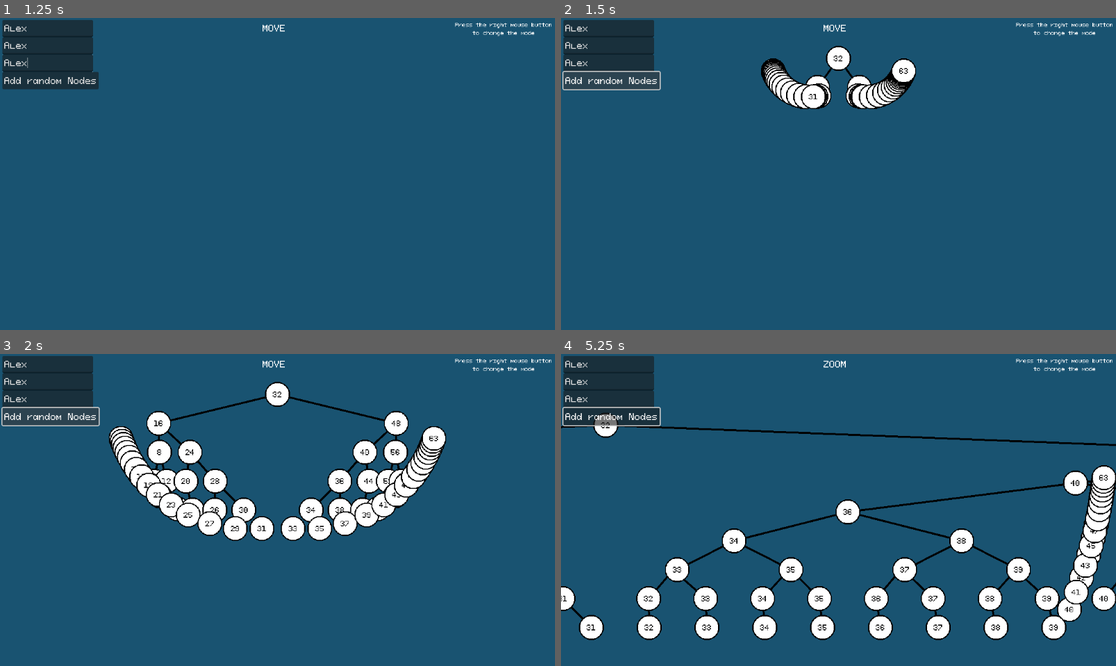
Above: before the commit, frames 1-4 (two rows, left to right).
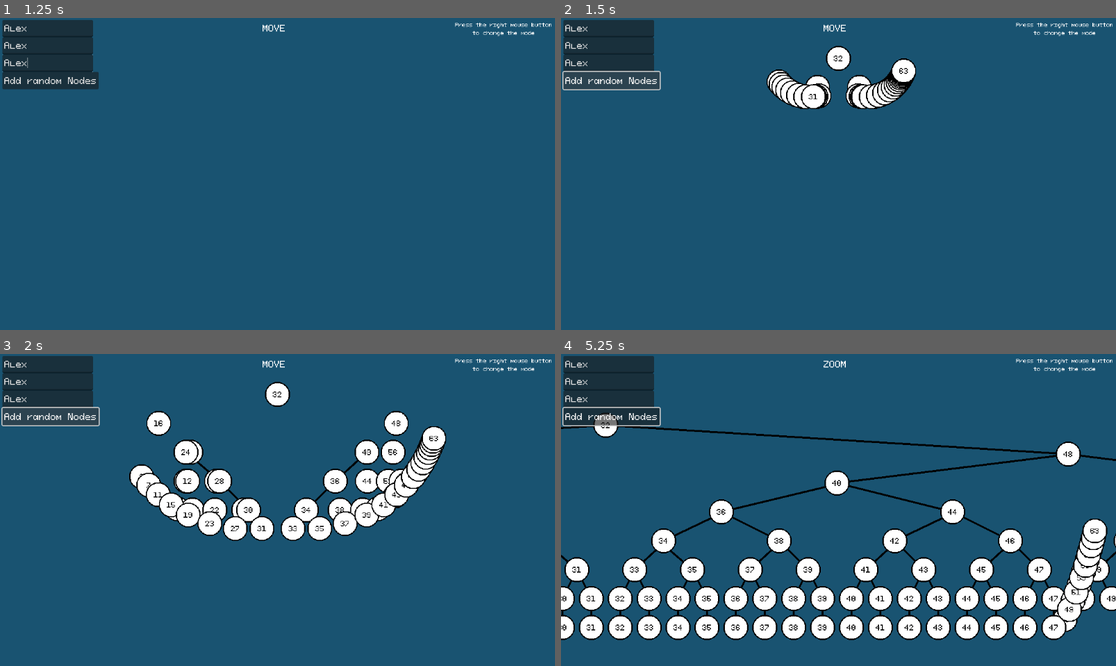
Above: after the commit, the same moments.

Repository: gabrieldudau/DSAVisualizer
Game: Godot game, scene res://scenes/main.tscn
The game is run twice, just before and just after one commit, with the same random seed, the same clock (stepped at 60 frames per second) and the same inputs.
Inputs (mouse positions are in pixels of both pictures, inside the frame that each line leads up to):
- Up to frame 1 (1.25 s): click (49, 27) at 0.52 s; type "Alex" at 0.6 s; click (49, 46) at 0.75 s; type "Alex" at 0.83 s; click (49, 64) at 0.98 s; type "Alex" at 1.07 s
- Up to frame 2 (1.5 s): click "Add random Nodes" at 1.25 s
- Up to frame 3 (2 s): no input
- Up to frame 4 (5.25 s): click "Add random Nodes" at 2 s; click "Add random Nodes" at 2.75 s; move the mouse to (960, 494) at 3.52 s; press the mouse at (960, 494) at 3.53 s; move the mouse to (727, 525) at 4.27 s; release the mouse at (727, 525) at 4.28 s; right-click (727, 525) at 4.35 s; click (727, 525) at 4.42 s; move the mouse to (894, 441) at 5.02 s; press the mouse at (894, 441) at 5.03 s

Frame 1 is identical in both runs. In frame 2, 0.2% of the frame differs, in the area x 36-53%, y 12-29%; in frame 3, 3.0%; in frame 4, 18%, in the area x 0-100%, y 22-92%.

Commit message:
happy with adding animation finally :D

Diff:
--- a/scripts/bin_tree_handler.gd
+++ b/scripts/bin_tree_handler.gd
@@ -23,9 +23,6 @@
 	var px:TreeNode = null
 
 	var left_subtree = null
-	var position_binary:int
-	var dist = 1
-	var vertical_offset = -200
 	var new_depth = 0
 
 	while x != null:
@@ -33,34 +30,17 @@
 		if (x.key > tree_node.key):
 			# actual logic
 			x = x.left
-
 			# logic for placement of graphical nodes
 			if left_subtree == null:
 				left_subtree = true
 				tree_node.positions_list_no_line.append(Vector2(-150, -200))
-			elif left_subtree == true:
-				# tree_node.positions_list_no_line.append(convert_bin_to_pos(position_binary, true, vertical_offset))
-				position_binary = position_binary << 1
-				position_binary += 1
-			else:
-				# tree_node.positions_list_no_line.append(convert_bin_to_pos(position_binary, false, vertical_offset))
-				position_binary = position_binary << 1
 		else:
 			# actual logic
 			x=x.right
-
 			# logic for placement of graphical nodes
 			if left_subtree == null:
 				left_subtree = false
 				tree_node.positions_list_no_line.append(Vector2(150, -200))
-			elif left_subtree == true:
-				# tree_node.positions_list_no_line.append(convert_bin_to_pos(position_binary, true, vertical_offset))
-				position_binary = position_binary << 1
-			else:
-				# tree_node.positions_list_no_line.append(convert_bin_to_pos(position_binary, false, vertical_offset))
-				position_binary = position_binary << 1
-				position_binary += 1
-		vertical_offset += vertical_distance_between_nodes * dist
 		new_depth += 1
 
 	tree_node.parent = px
@@ -76,16 +56,11 @@
 		else:
 			px.right = tree_node
 
-	# calculate the offset with a binary number. The created string is the binary number, for the
-	# place that the node will receive in that layer. For example the binary number 0 would mean that
-	# the node is horizontaly, on the 1. place, either right or left.
-
-	tree_node.positions_list_no_line.append(convert_bin_to_pos(position_binary, left_subtree, vertical_offset))
+	tree_node.current_depth = new_depth
 	add_child(tree_node)
-	tree_node.move_to_right_position(1000)
 	if new_depth > tree_depth:
 		tree_depth = new_depth
-	update_positions(root, 0, false, 0)
+	update_positions()
 
 
 	# Get the current contents of the clipboard
@@ -94,53 +69,61 @@
 	# DisplayServer.clipboard_set(str(root))
 
 
-func convert_bin_to_pos(horizontal_place:int, left:bool, vertical_offset:float) -> Vector2:
-	return Vector2(((-1) if left else 1) * (self.horizonal_distance_between_nodes/2 + horizontal_place * self.horizonal_distance_between_nodes), vertical_offset)
+func update_positions() -> void:
+	var leafsLeft:Array = get_leafs_rec(root.left)
+	var leafsRight:Array = get_leafs_rec(root.right)
 
-func update_positions(current:TreeNode, depth:int, left:bool, place:int) -> void:
-	if(depth == 0):
-		update_positions(current.left, 1, true, 0)
-		update_positions(current.right, 1, false, 0)
-		return
-	if(current == null):
-		return
-	if (depth >= tree_depth):
-		return
+	for i in range(leafsLeft.size() - 1, -1, -1):
+		var newPos:Vector2 = Vector2((-1) * (self.horizonal_distance_between_nodes/2.0 - (i - leafsLeft.size()+1) * self.horizonal_distance_between_nodes), -200 + leafsLeft.get(i).current_depth * 150)
+		leafsLeft.get(i).target_position = newPos
+		leafsLeft.get(i).positions_list_with_line.append(newPos)
+
+	for i in range(leafsRight.size()):
+		var newPos:Vector2 = Vector2(self.horizonal_distance_between_nodes/2.0 + i * self.horizonal_distance_between_nodes, -200 + leafsRight.get(i).current_depth * 150)
+		leafsRight.get(i).target_position = newPos
+		leafsRight.get(i).positions_list_with_line.append(newPos)
+
+	update_all_pos(root.left, true)
+	update_all_pos(root.right, false)
+
+func get_leafs_rec(x:TreeNode) -> Array:
+	if (x == null):
+		return []
+	if (x.left == null and x.right == null):
+		return [x]
+	var output:Array = []
+	if (x.left != null):
+		output.append_array(get_leafs_rec(x.left))
+	if (x.right != null):
+		output.append_array(get_leafs_rec(x.right))
+	return output
 
 
-	var horizontal_dist_to_split = ((1 << (tree_depth-1))-1) * 150
-	var horizontal = ((-1) if left else 1) * (self.horizonal_distance_between_nodes/2 + horizontal_dist_to_split * ( ( (place*2)+1) / float(1<<depth) ) )
-	print(str(pow(2,depth)) + " - " + str(1 << depth))
-	var vertical = -200 + vertical_distance_between_nodes * depth
-	print(str(current.key) + " - " + str(place) + " - " + str(horizontal))
-	if current.moving:
-		current.positions_list_with_line.append(Vector2(horizontal , vertical))
+func update_all_pos(x:TreeNode, left:bool) -> Vector2:
+	if(x == null):
+		return Vector2(0,0)
+	if(x.left == null and x.right == null):
+		if(not x.moving):
+			x.move_to_right_position(1000)
+		return x.target_position
+
+	var child_left_horizontal = update_all_pos(x.left, left).x
+	var child_right_horizontal = update_all_pos(x.right, left).x
+
+	if(x.left != null and x.right != null):
+		if (left):
+			x.target_position = Vector2(child_right_horizontal + (child_left_horizontal - child_right_horizontal)/2, -200 + 150*x.current_depth)
+		else:
+			x.target_position = Vector2(child_left_horizontal + (child_right_horizontal - child_left_horizontal)/2, -200 + 150*x.current_depth)
 	else:
-		current.positions_list_with_line.append(Vector2(horizontal, vertical))
-		current.move_to_right_position(1000)
+		x.target_position = Vector2(child_left_horizontal + child_right_horizontal, -200 + 150*x.current_depth)
+	x.positions_list_with_line.append(x.target_position)
 
-	update_positions(current.left, depth + 1, left, (place << 1) + (1 if left else 0))
-	update_positions(current.right, depth + 1, left, (place << 1) + (0 if left else 1))
+	if(not x.moving):
+		x.move_to_right_position(1000)
+	return x.target_position
 
 
-
-
-# !!!!!!!!!!!!!!!!!!!!!!!!!!! IMPORTANT, IMPLEMENT NEXT !!!!!!!!!!!!!!!!!!!!!!!!!!!
-# ↓↓↓↓↓↓↓↓↓↓↓↓↓↓↓↓↓↓↓↓↓↓↓↓↓↓↓↓↓↓↓↓↓↓↓↓↓↓↓↓↓↓↓↓↓↓↓↓↓↓↓↓↓↓↓↓↓↓↓↓↓↓↓↓↓↓↓↓↓↓↓↓↓↓↓↓↓↓↓↓↓
-
-
-func redraw_tree():
-
-	var x:TreeNode = self.root
-
-	redraw_tree_rec(x.left, 50, -50)
-	redraw_tree_rec(x.right, 50, 50)
-
-func redraw_tree_rec(x: TreeNode, vertical_offset:int, horizontal_offset: int):
-	pass
-
-
-# ↑↑↑↑↑↑↑↑↑↑↑↑↑↑↑↑↑↑↑↑↑↑↑↑↑↑↑↑↑↑↑↑↑↑↑↑↑↑↑↑↑↑↑↑↑↑↑↑↑↑↑↑↑↑↑↑↑↑↑↑↑↑↑↑↑↑↑↑↑↑↑↑↑↑↑↑↑↑↑↑↑
 
 func delete_node(key:int) -> void:
 	search_node_return(key).delete_node()
--- a/scripts/tree_node.gd
+++ b/scripts/tree_node.gd
@@ -15,6 +15,8 @@
 
 var time:Timer = Timer.new()
 var moving:bool = false
+var target_position:Vector2
+var current_depth:int
 
 func _on_ready() -> void:
 	label.text = str(key)
